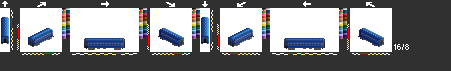
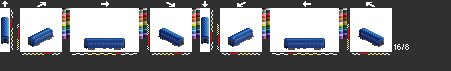
Comparing the layer stacks of the two 451x71 images. Changes:
showed "au" over [38, 34, 374, 49]
hid "cr" over [38, 34, 374, 49]
